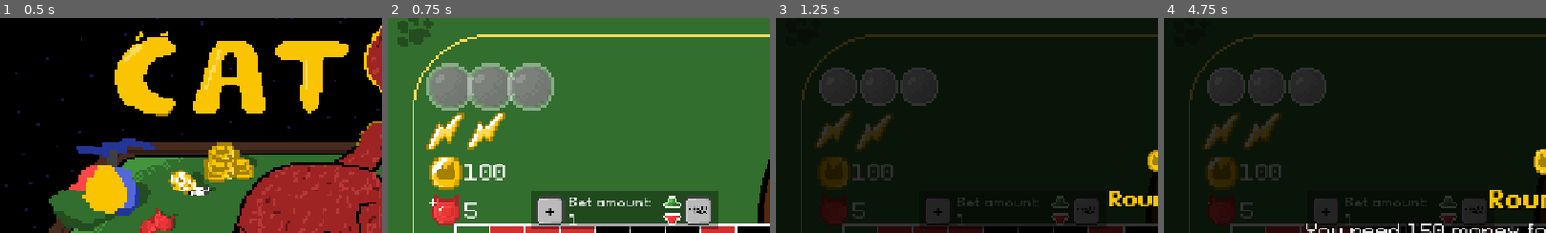
Above: before the commit, frames 1-4 (left to right).
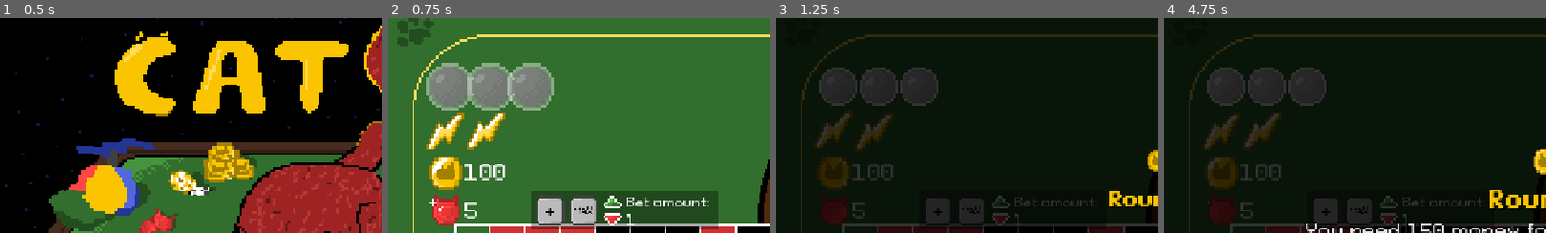
Above: after the commit, the same moments.

Repository: DuneRanger/Very-Serious-GameJam-2026
Game: Godot game, scene res://scenes/main.tscn
Same seed, same stepped clock (60 frames per second), same inputs: the game is played once before the commit and once after it. Sound files missing from this copy of the repository are replaced by a short silence.
Inputs:
- Up to frame 1 (0.5 s): no input
- Up to frame 2 (0.75 s): click "NEW GAME!" at 0.5 s
- Up to frame 3 (1.25 s): no input
- Up to frame 4 (4.75 s): click "0" at 1.25 s; click "1" at 2 s; click "4" at 2.75 s; click "7" at 3.5 s; click "10" at 4.25 s
The pictures show only the part of the screen within x 0-50%, y 2-52%; the shares and areas given below are measured in that part.

Frame 1 is identical in both runs. In frame 2, 2.9% of the frame differs, in the area x 47-85%, y 82-97%; in frame 3, 1.9%; in frame 4, 1.9%.

Commit message:
moved around stuff in increment system

Diff:
--- a/scenes/game/game_scene/hud/increment_system.tscn
+++ b/scenes/game/game_scene/hud/increment_system.tscn
@@ -83,9 +83,9 @@
 theme_override_styles/hover_pressed = SubResource("StyleBoxTexture_3fkhw")
 
 [node name="BetAmountLabel" type="Label" parent="." unique_id=854519641]
-offset_left = 64.0
+offset_left = 160.0
 offset_top = 4.0
-offset_right = 304.0
+offset_right = 400.0
 offset_bottom = 65.0
 theme_override_fonts/font = ExtResource("1_a0wi8")
 theme_override_font_sizes/font_size = 22
@@ -93,9 +93,9 @@
 1234567890"
 
 [node name="IncreaseIncrementButton" type="Button" parent="." unique_id=1992757973]
-offset_left = 220.0
+offset_left = 120.0
 offset_top = 4.0
-offset_right = 252.0
+offset_right = 152.0
 offset_bottom = 36.0
 theme_override_styles/normal = SubResource("StyleBoxTexture_r2inl")
 theme_override_styles/pressed = SubResource("StyleBoxTexture_tbhc7")
@@ -103,9 +103,9 @@
 theme_override_styles/hover_pressed = SubResource("StyleBoxTexture_6sesk")
 
 [node name="DecreaseIncrementButton" type="Button" parent="." unique_id=1683917663]
-offset_left = 220.0
+offset_left = 120.0
 offset_top = 28.0
-offset_right = 252.0
+offset_right = 152.0
 offset_bottom = 60.0
 theme_override_styles/normal = SubResource("StyleBoxTexture_vmn4n")
 theme_override_styles/pressed = SubResource("StyleBoxTexture_30h1v")
@@ -113,9 +113,9 @@
 theme_override_styles/hover_pressed = SubResource("StyleBoxTexture_siinx")
 
 [node name="MaxButton" type="Button" parent="." unique_id=199012580]
-offset_left = 256.0
+offset_left = 64.0
 offset_top = 8.0
-offset_right = 304.0
+offset_right = 112.0
 offset_bottom = 56.0
 theme_override_colors/font_color = Color(0, 0, 0, 1)
 theme_override_colors/font_focus_color = Color(0, 0, 0, 1)
